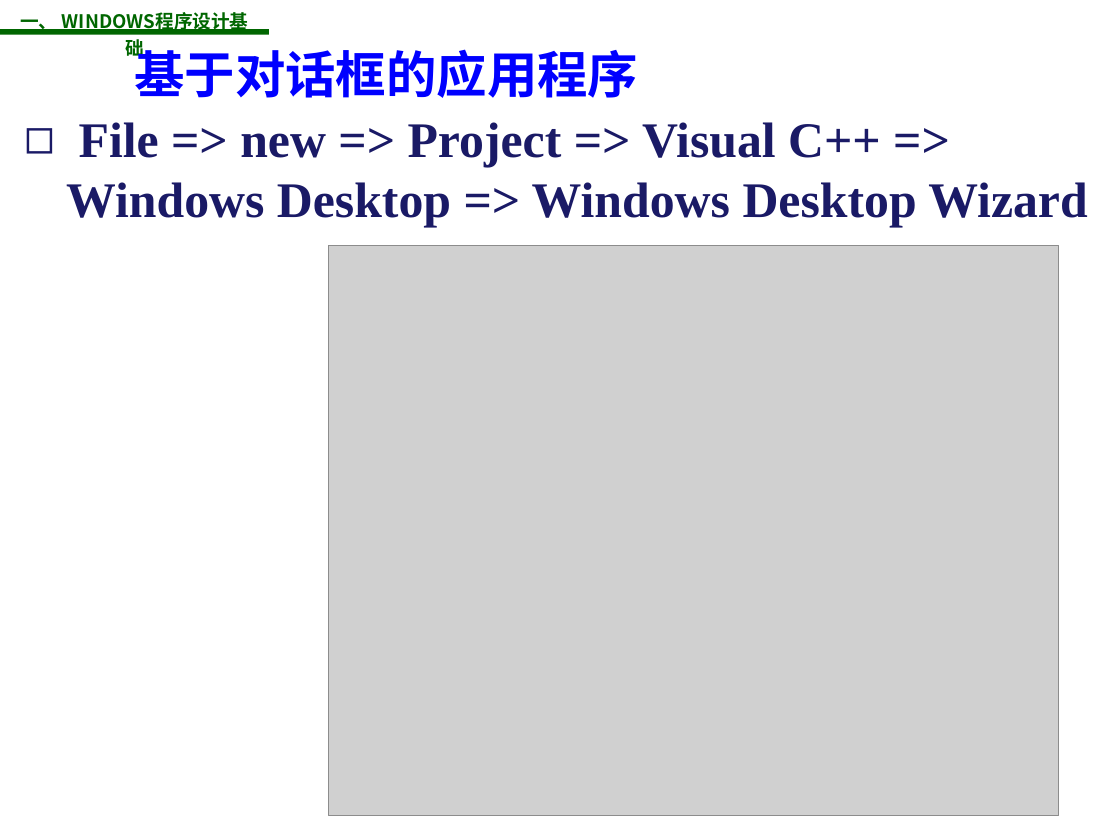
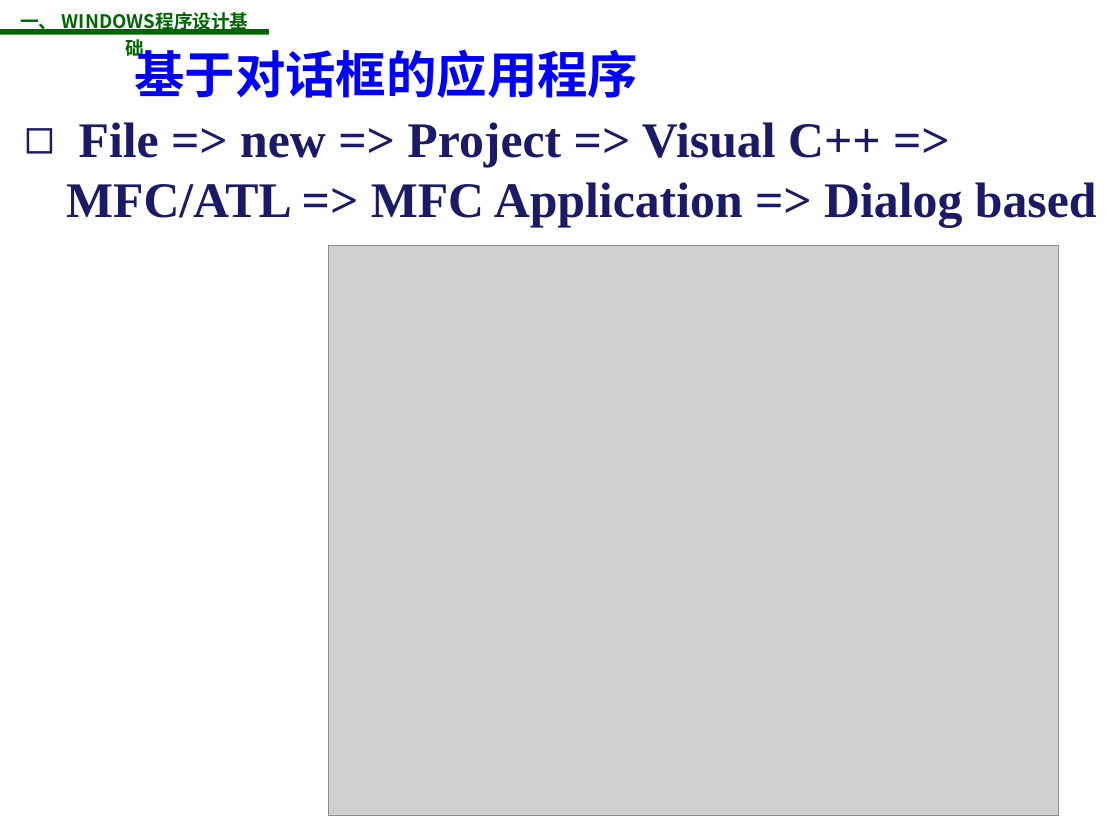
Before and after one commit to jichenghu/ppt_programmingWindows, a slide deck: slide 22 of programmingWindows_1.pptx. Drawn at 1120x840 pixels with LibreOffice and Linux fonts; fonts in the diff are those of the drawing; grey boxes stand for pictures; background and template pictures are left out. Boxes give left, top, right and bottom in pixels: in the first picture for what was removed or moved away, otherwise in the second. Text is boxed around its words. In the diff, an @@ line names an element or a change of style, - is before the commit and + after.

```diff
--- a/programmingWindows_1.pptx
+++ b/programmingWindows_1.pptx
@@ text at box(66, 122, 1097, 227): text changed @@
-◻ File => new => Project => Visual C++ => Windows Desktop => Windows Desktop Wizard
+◻ File => new => Project => Visual C++ => MFC/ATL => MFC Application => Dialog based
```
Also in this commit, not shown: 3 other slides changed.
